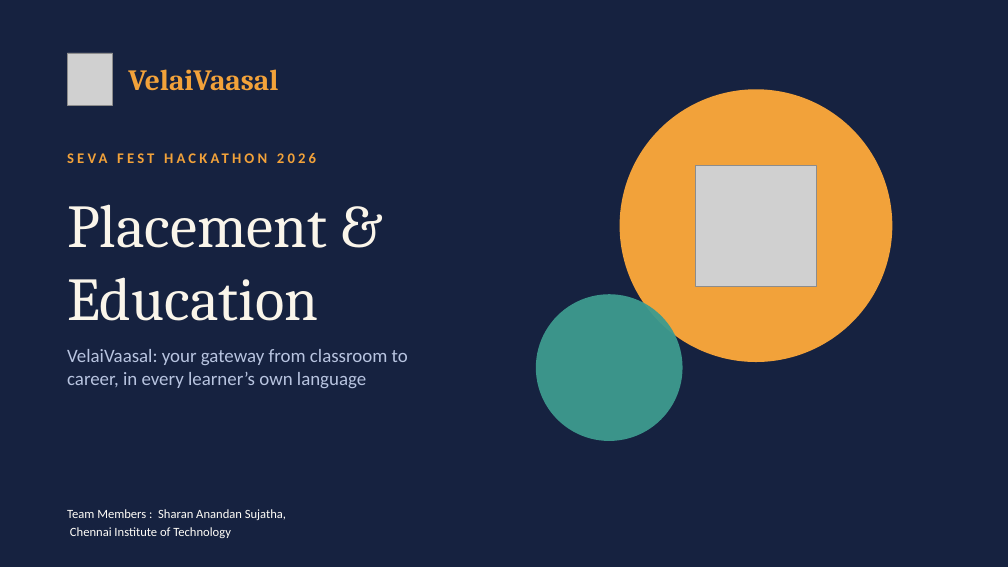
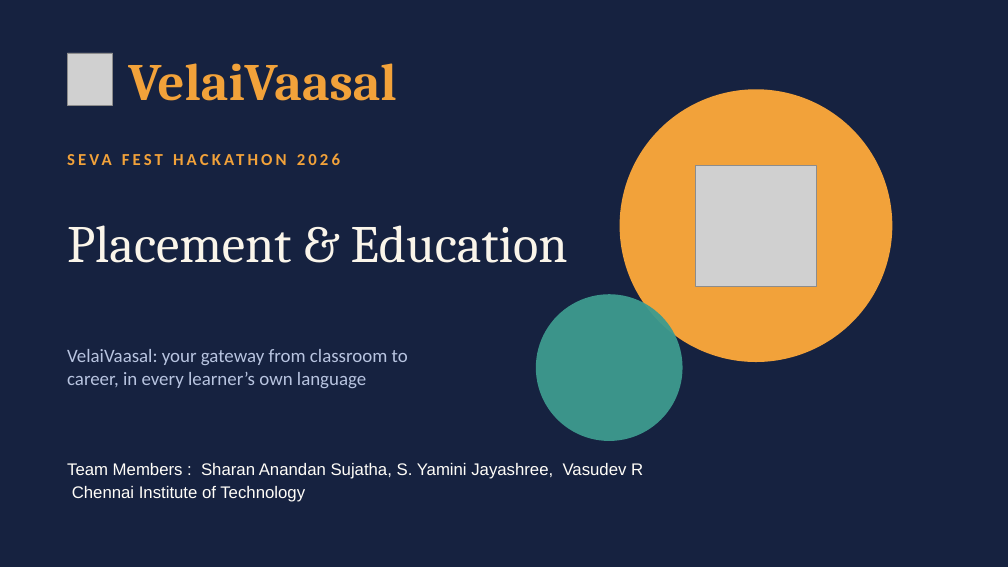
Before and after one commit to Sharan-4223/VelaiVasal, a slide deck: slide 1 of Reference/Seva_Fest_Hackathon_Placement_Education.pptx. Drawn at 1008x567 pixels with LibreOffice and Linux fonts; fonts in the diff are those of the drawing; grey boxes stand for pictures. Boxes give left, top, right and bottom in pixels: in the first picture for what was removed or moved away, otherwise in the second. Text is boxed around its words. In the diff, an @@ line names an element or a change of style, - is before the commit and + after.

```diff
--- a/Reference/Seva_Fest_Hackathon_Placement_Education.pptx
+++ b/Reference/Seva_Fest_Hackathon_Placement_Education.pptx
@@ text "VelaiVaasal" at (128,63,396,101): size 28 to 50 pt @@
@@ text "SEVA FEST HACKATHON 2026" at (67,144,672,174): size 14 to 16 pt @@
@@ title at (67,225,568,263): text changed; size 58 to 50 pt @@
-Placement &
-Education
+Placement & Education
@@ text "Team Members : Sharan Anandan ...": place and size @@
-text "Team Members : Sharan Anandan ..." at (67,509,286,538)
+text "Team Members : Sharan Anandan ..." at (67,463,643,502)
@@ text at (67,463,643,479): text changed; size 12 to 16 pt; font Calibri to Arial @@
-Team Members : Sharan Anandan Sujatha,
+Team Members : Sharan Anandan Sujatha, S. Yamini Jayashree, Vasudev R
@@ text at (72,486,305,502): size 12 to 16 pt, font Calibri to Arial in "Chennai Institute of Technology" @@
```
Also in this commit, not shown: 1 other slide changed, 3 other files.
